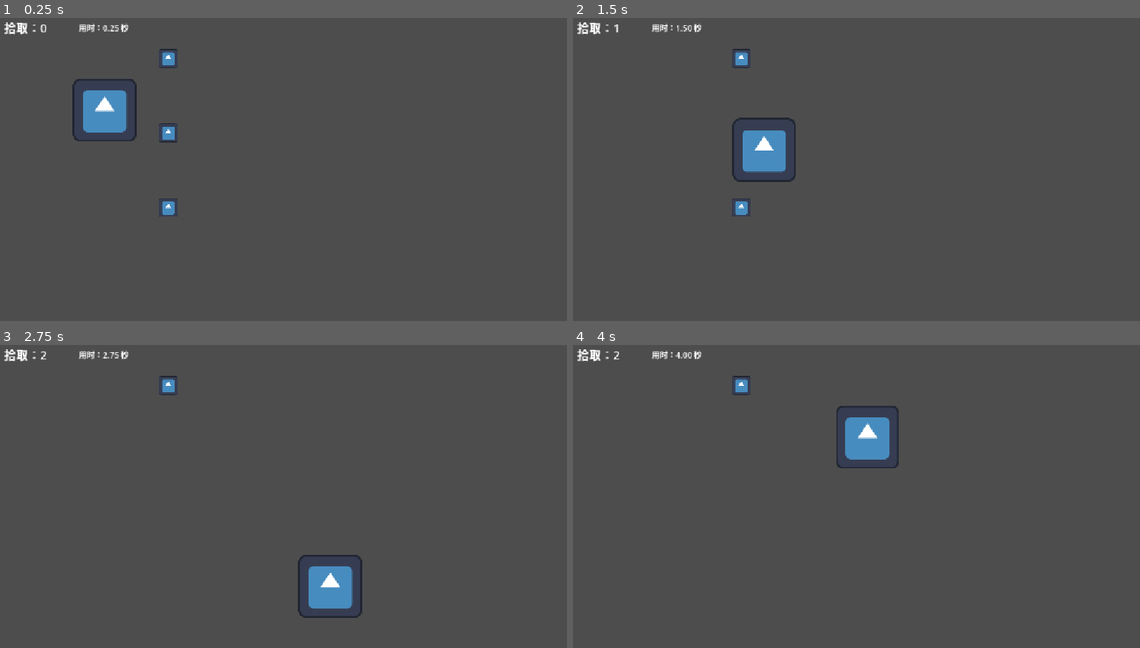
Above: before the commit, frames 1-4 (two rows, left to right).
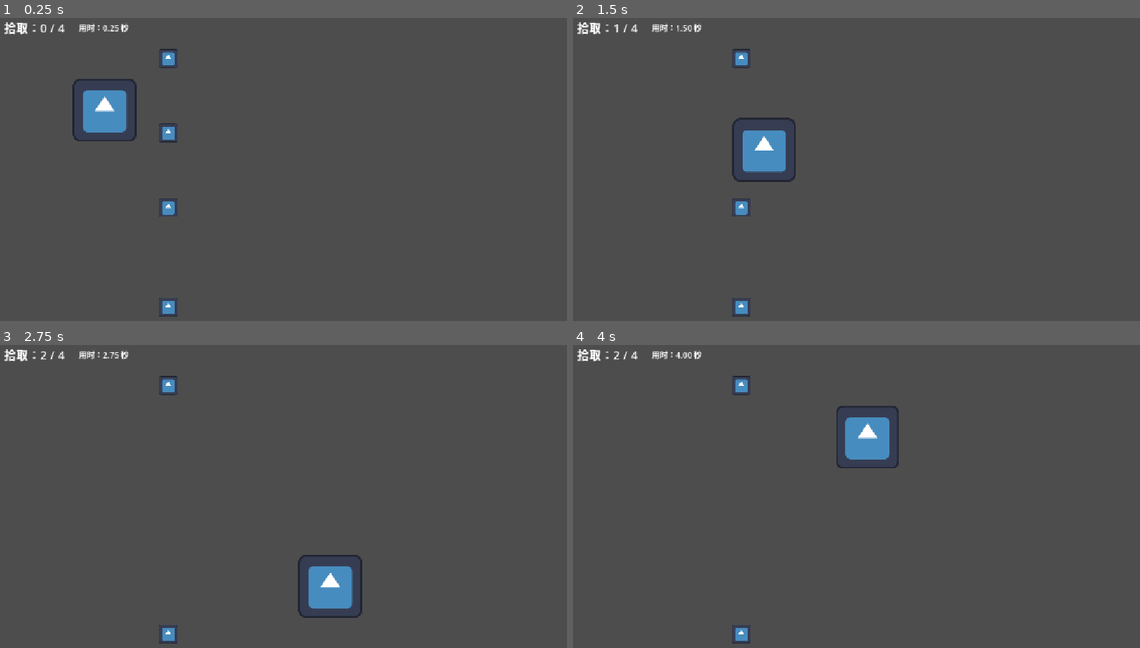
Above: after the commit, the same moments.

Repository: itljc/roguelite-lab
Game: Godot game, scene res://Scene/main.tscn
Two runs of this game, one before a commit and one after it. Both use one fixed random seed, a clock stepped at 60 frames per second and the inputs below. The engine's default icon, where the game draws it, is replaced by a stand-in: a white triangle on a blue panel in a dark square.
Inputs:
- Up to frame 1 (0.25 s): no input
- Up to frame 2 (1.5 s): tap Enter at 0.5 s; hold Right (ui_right) 0.53-1.28 s; tap Space at 1.25 s; hold Down (ui_down) from 1.28 s (still down)
- Up to frame 3 (2.75 s): release Down (ui_down) at 2.03 s; hold Right (ui_right) from 2.03 s (still down)
- Up to frame 4 (4 s): release Right (ui_right) at 2.78 s; hold Up (ui_up) 2.78-3.53 s; hold Left (ui_left) from 3.53 s (still down)

The runs differ from the first frame. In frame 1, 0.1% of the frame differs, in the area x 8-32%, y 2-99%; in frame 2, 0.1%; in frame 3, 0.1%; in frame 4, 0.1%.

Commit message:
feat: 自动统计拾取物总数并显示收集进度

Diff:
--- a/Scene/main.gd
+++ b/Scene/main.gd
@@ -1,5 +1,6 @@
 extends Node2D
 
+var total_pickups: int = 0
 var pickup_count := 0
 var elapsed_time: float = 0.0
 var is_finished: bool = false
@@ -11,7 +12,8 @@
 @onready var time_label: Label = $HUD/TimeLabel
 
 func _ready() -> void:
-	count_label.text = "拾取：" + str(pickup_count)
+	total_pickups = get_tree().get_nodes_in_group("pickups").size()
+	count_label.text = "拾取：%d / %d" % [pickup_count, total_pickups]
 
 func _process(delta: float) -> void:
 	if is_finished:
@@ -21,8 +23,8 @@
 
 func _on_pickup_collected() -> void:
 	pickup_count += 1
-	count_label.text = "拾取：" + str(pickup_count)
-	if pickup_count >= 3:
+	count_label.text = "拾取：%d / %d" % [pickup_count, total_pickups]
+	if total_pickups > 0 and pickup_count >= total_pickups:
 		is_finished = true
 		finish_label.show()
 		restart_button.show()
--- a/Scene/main.tscn
+++ b/Scene/main.tscn
@@ -23,7 +23,7 @@
 [node name="CollisionShape2D" type="CollisionShape2D" parent="Wall" unique_id=1614075212]
 shape = SubResource("RectangleShape2D_podue")
 
-[node name="Pickup" type="Area2D" parent="." unique_id=541003986]
+[node name="Pickup" type="Area2D" parent="." unique_id=541003986 groups=["pickups"]]
 position = Vector2(350, 100)
 script = ExtResource("2_r34rm")
 
@@ -34,7 +34,7 @@
 [node name="CollisionShape2D" type="CollisionShape2D" parent="Pickup" unique_id=2036528771]
 shape = SubResource("CircleShape2D_gmpva")
 
-[node name="Pickup2" type="Area2D" parent="." unique_id=1462582374]
+[node name="Pickup2" type="Area2D" parent="." unique_id=1462582374 groups=["pickups"]]
 position = Vector2(350, 250)
 script = ExtResource("2_r34rm")
 
@@ -45,7 +45,7 @@
 [node name="CollisionShape2D" type="CollisionShape2D" parent="Pickup2" unique_id=307927510]
 shape = SubResource("CircleShape2D_gmpva")
 
-[node name="Pickup3" type="Area2D" parent="." unique_id=552128252]
+[node name="Pickup3" type="Area2D" parent="." unique_id=552128252 groups=["pickups"]]
 position = Vector2(350, 400)
 script = ExtResource("2_r34rm")
 
@@ -54,6 +54,17 @@
 texture = ExtResource("2_sblpm")
 
 [node name="CollisionShape2D" type="CollisionShape2D" parent="Pickup3" unique_id=117480990]
+shape = SubResource("CircleShape2D_gmpva")
+
+[node name="Pickup4" type="Area2D" parent="." unique_id=245677868 groups=["pickups"]]
+position = Vector2(350, 600)
+script = ExtResource("2_r34rm")
+
+[node name="Sprite2D" type="Sprite2D" parent="Pickup4" unique_id=977167114]
+scale = Vector2(0.3, 0.3)
+texture = ExtResource("2_sblpm")
+
+[node name="CollisionShape2D" type="CollisionShape2D" parent="Pickup4" unique_id=875762794]
 shape = SubResource("CircleShape2D_gmpva")
 
 [node name="HUD" type="CanvasLayer" parent="." unique_id=1369468099]
@@ -97,4 +108,6 @@
 [connection signal="collected" from="Pickup2" to="." method="_on_pickup_collected"]
 [connection signal="body_entered" from="Pickup3" to="Pickup3" method="_on_body_entered"]
 [connection signal="collected" from="Pickup3" to="." method="_on_pickup_collected"]
+[connection signal="body_entered" from="Pickup4" to="Pickup4" method="_on_body_entered"]
+[connection signal="collected" from="Pickup4" to="." method="_on_pickup_collected"]
 [connection signal="pressed" from="HUD/RestartButton" to="." method="_on_restart_button_pressed"]
